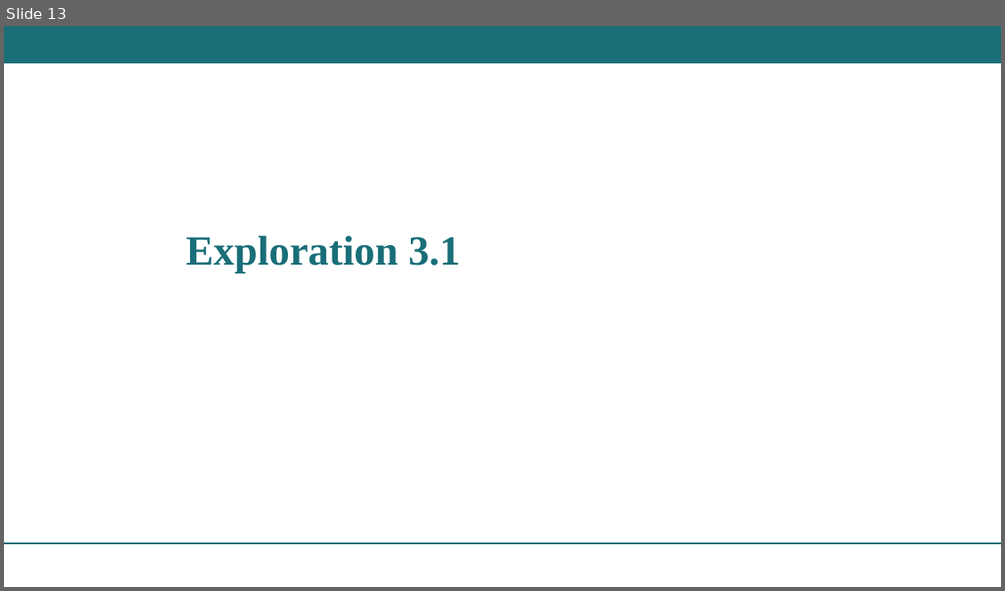
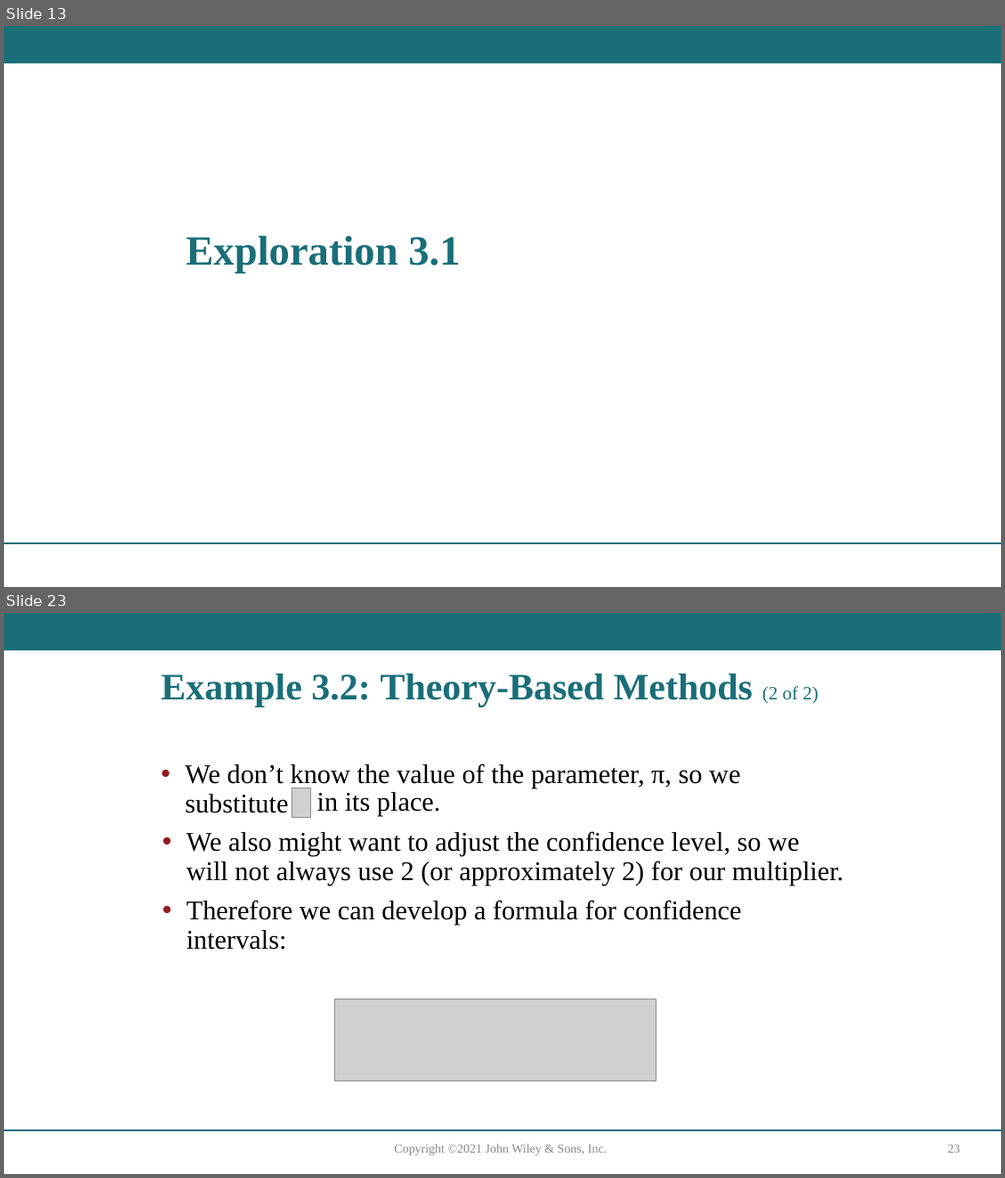
Before and after one commit to sroscoe2/MATH-104, a slide deck: Slides/Ch3.1-Roscoe26.pptx. Shown one above the other, each under a label of ours: slide 13 before the commit, slides 13 and 23 after it; the slides between them are not shown. The pictures are 1005x591 and 1005x1178 pixels, drawn with LibreOffice and Linux fonts; fonts in the diff are those of the drawing; grey boxes stand for pictures. Boxes give left, top, right and bottom in pixels: in the first picture for what was removed or moved away, otherwise in the second. Text is boxed around its words. In the diff, an @@ line names an element or a change of style, - is before the commit and + after.

```diff
--- a/Slides/Ch3.1-Roscoe26.pptx
+++ b/Slides/Ch3.1-Roscoe26.pptx
@@ slide 23 added at <box>4,613,1001,1174</box>, background #FFFFFF; not listed: 2 template elements that a slide beside it also shows @@
@@ title added at <box>161,674,817,706</box>, 36 pt, text #196E78, bold @@
+Example 3.2: Theory-Based Methods (2 of 2)
@@ text added at <box>185,763,740,813</box>, 26 pt, text #000000 @@
+• We don’t know the value of the parameter, π, so we substitute
@@ text added at <box>186,792,843,949</box>, 26 pt, text #000000 @@
+in its place.
+• We also might want to adjust the confidence level, so we will not always use 2 (or approximately 2) for our multiplier.
+• Therefore we can develop a formula for confidence intervals:
@@ picture added at <box>291,788,310,817</box> @@
@@ picture added at <box>335,999,656,1081</box> @@
@@ text added at <box>394,1143,607,1155</box>, 12 pt, text #888888 @@
+Copyright ©2021 John Wiley & Sons, Inc.
@@ page number added at <box>947,1144,960,1152</box>, 12 pt, text #888888 @@
+23
```
Also in this commit, not shown: 14 other slides added, 1 other file.
